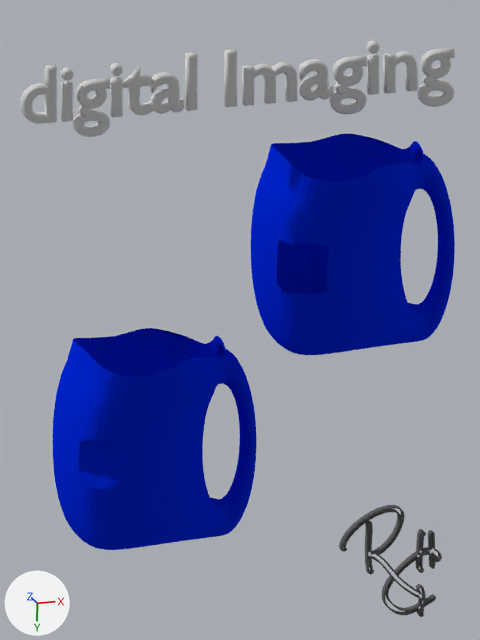
One commit to the Blender file digital_imaging.blend: the scene before it, then after it.
Both versions are drawn from the file's camera 'Camera'. Arrows for +X, +Y and +Z are at lower left; the lights stay in place.

Objects in the first picture: 'Curve', 'Fh1 Voxelizer-Tetgen In', 'Text', 'Torus.002'.
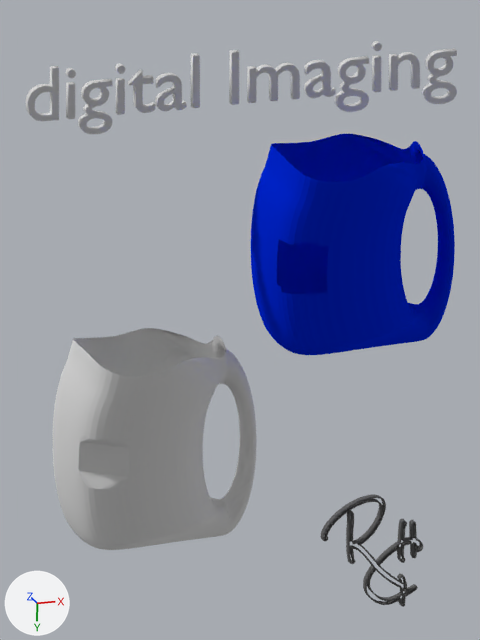
Boxes [x1, y1, x2, y2] around the edits, measured in the pictures (480 x 640 px):
'Fh1 Voxelizer-Tetgen In', recoloured (blue to white): [53, 328, 256, 550] in both
'Text', reshaped, moved: before [20, 40, 455, 137]; after [25, 41, 457, 134]
'Curve', moved: before [339, 505, 442, 617]; after [321, 494, 423, 607]

What changed in the scene script:
```text
Add mat_material:
    mat_material = diffuse_material('Material')
    mat_material.base_color = (0.8, 0.8, 0.8)  # white #e7e7e7
Change me_fh1_voxelizer_tetgen_in:
    where me_fh1_voxelizer_tetgen_in.from_pydata(...)  # 9247 vertices, 18416 faces; spans x -2.06..0.46, y -1.37..1.22, z -0.92..0.92
    remove me_fh1_voxelizer_tetgen_in.materials.append(mat_material_001)  # blue #002ae7
    add me_fh1_voxelizer_tetgen_in.materials.append(mat_material)  # white #e7e7e7
Change txt_text:
    remove txt_text.bevel_resolution = 0
    remove txt_text.bevel_depth = 0.02
Change ob_text:
    ob_text.location: (-3.1, -4.02, 0.0) -> (-2.68, -3.63, 1.25)
Change ob_curve:
    ob_curve.location: (1.08, 1.41, 0.0) -> (0.84, 1.25, 0.0)
```
